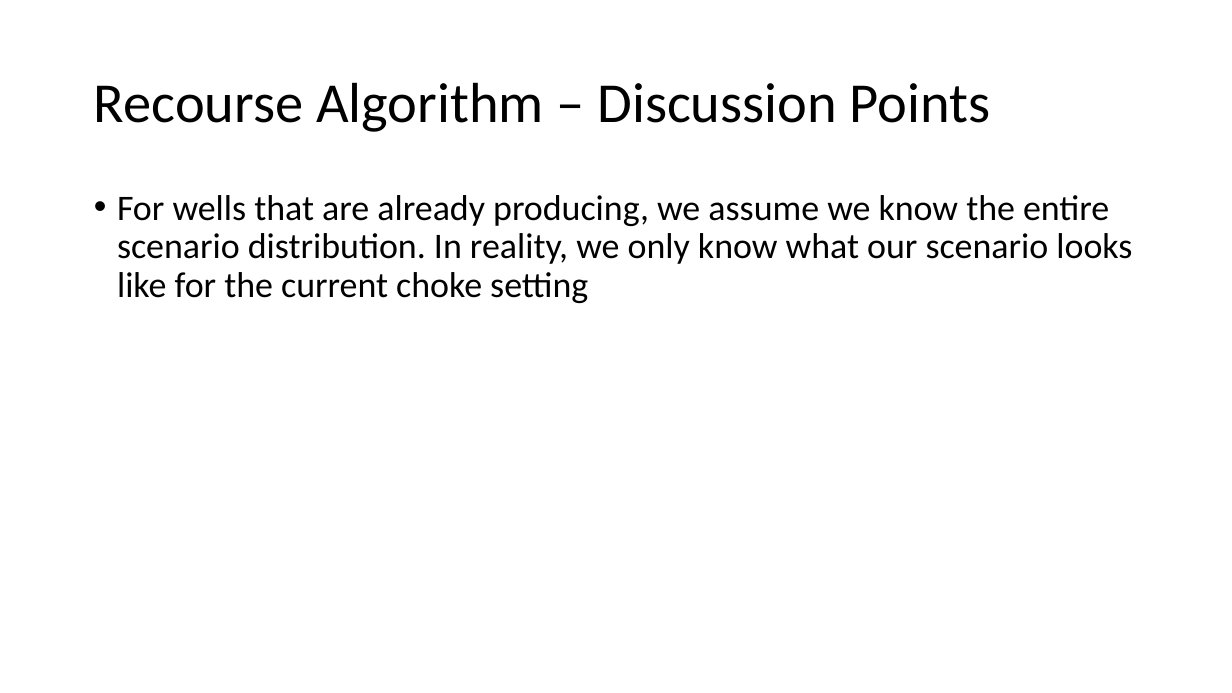
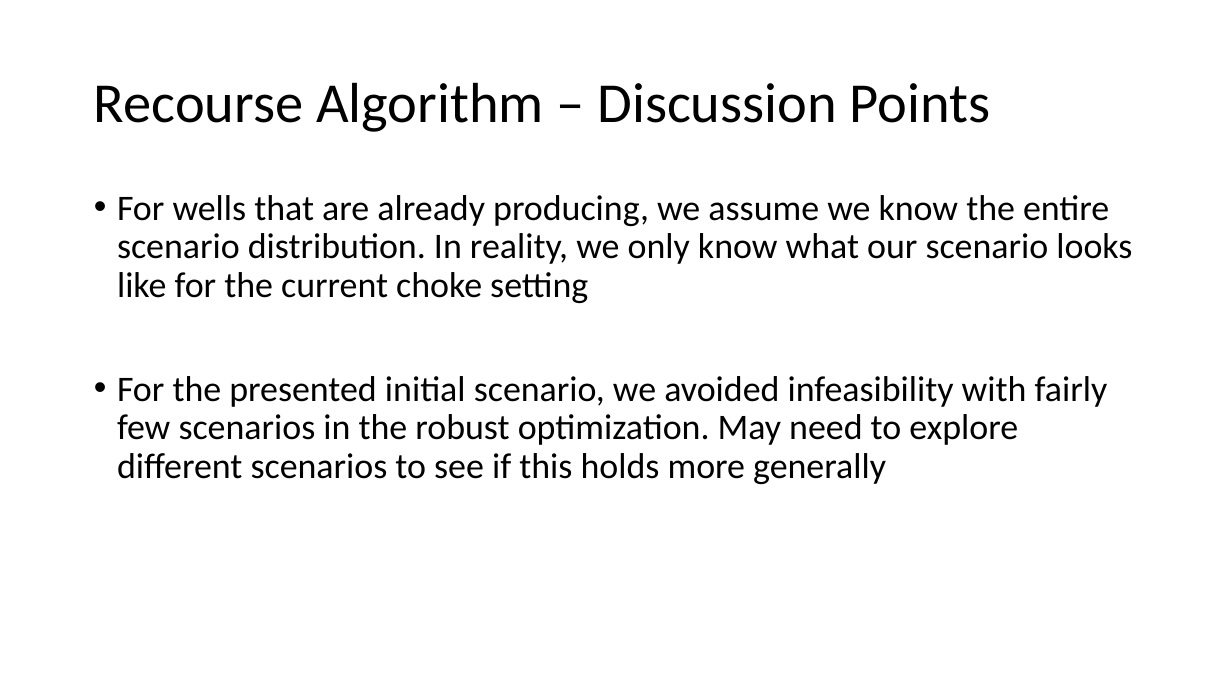
Before and after one commit to bendiw/OilOpt, a slide deck: slide 7 of PP/Master Discussion 14_may.pptx. Drawn at 1232x693 pixels with LibreOffice and Linux fonts; fonts in the diff are those of the drawing. Boxes give left, top, right and bottom in pixels: in the first picture for what was removed or moved away, otherwise in the second. Text is boxed around its words. In the diff, an @@ line names an element or a change of style, - is before the commit and + after.

```diff
--- a/PP/Master Discussion 14_may.pptx
+++ b/PP/Master Discussion 14_may.pptx
@@ text at <box>117,376,1108,484</box>: paragraph added @@
+• For the presented initial scenario, we avoided infeasibility with fairly few scenarios in the robust optimization. May need to explore different scenarios to see if this holds more generally
```
Also in this commit, not shown: 5 other slides changed, 13 slides added, 27 other files.
